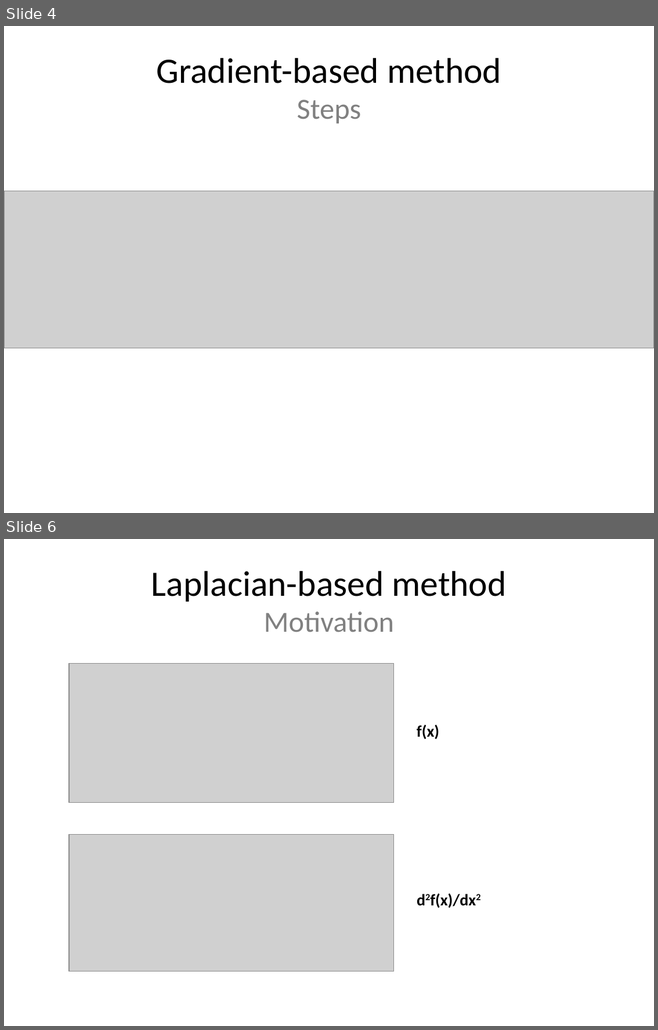
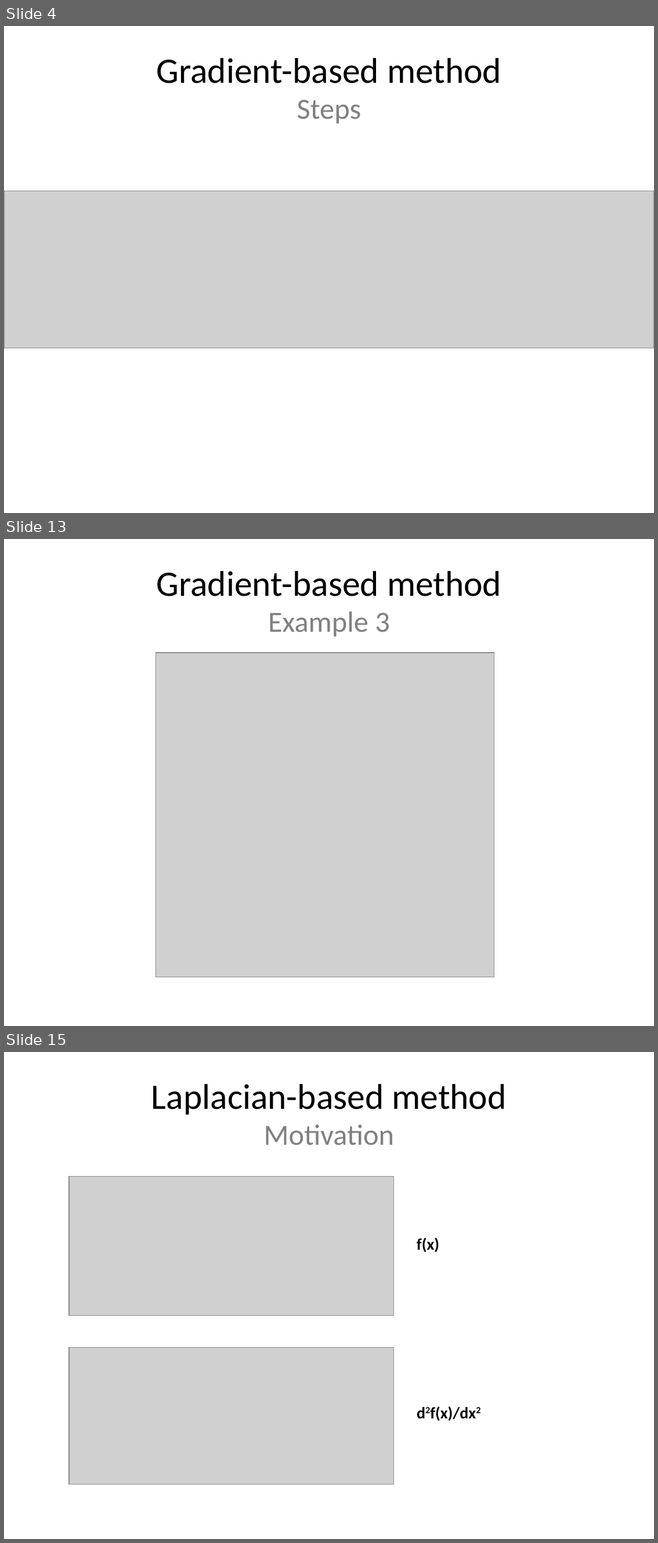
Before and after one commit to leoninnovate/6.344-Project, a slide deck: docs/presentation/presentation.pptx. Shown one above the other, each under a label of ours: slides 4 and 6 before the commit, slides 4, 13 and 15 after it; the slides between them are not shown. The pictures are 658x1030 and 658x1543 pixels, drawn with LibreOffice and Linux fonts; fonts in the diff are those of the drawing; grey boxes stand for pictures. Boxes give left, top, right and bottom in pixels: in the first picture for what was removed or moved away, otherwise in the second. Text is boxed around its words. In the diff, an @@ line names an element or a change of style, - is before the commit and + after.

```diff
--- a/docs/presentation/presentation.pptx
+++ b/docs/presentation/presentation.pptx
@@ slide 13 added at [4, 539, 654, 1026], background #FFFFFF @@
@@ title added at [156, 571, 501, 636], 39.6 pt, text #000000 @@
+Gradient-based method
+Example 3
@@ picture added at [155, 653, 494, 977] @@
@@ what was slide 6 is now slide 15 @@
```
Also in this commit, not shown: 3 slides changed, 18 other slides added, 1 slide removed, 5 other files.
